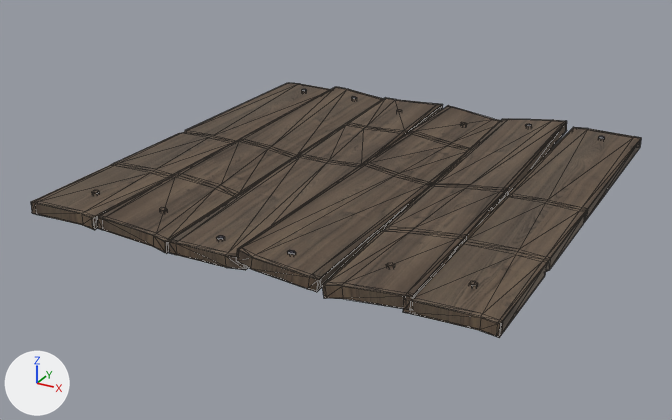
The glTF model assets/meshes/planks/Planks.glb as it was, and as the next commit left it.
One viewpoint serves both versions: a camera (50 mm lens) standing at (2.76, -4.45, 1.54) and looking at (0.91, -1.09, -0.14). The axes (+X, +Y, +Z) are drawn at lower left. The lights are the same throughout. The picture after the commit comes second. Mesh edges are drawn as thin lines. Vertices at exactly the same position are counted once.
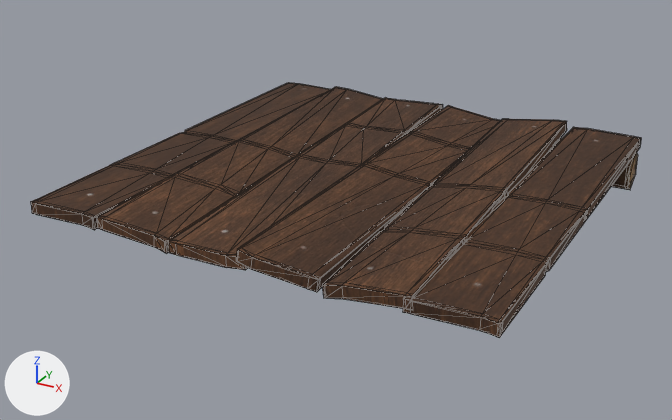
Where the change shows, as pixel boxes [x1, y1, x2, y2] in the pictures (672 x 420 px; the box of a moved part takes in the faces that stretch with it):
'Plane.003', added: after [554, 139, 638, 190]
part 1 of me_plane, deleted: before [92, 89, 605, 287]
part 2 of me_plane, moved or reshaped: [101, 143, 232, 217] in both
part 3 of me_plane, recoloured: [31, 83, 641, 338] in both

Diff of the bpy script that builds the scene:
```diff
--- a/assets/meshes/planks/Planks.glb.py
+++ b/assets/meshes/planks/Planks.glb.py
@@ img_image_2 @@
+img_image_2 = load_image('Image_2', '_unpacked/Image_2', 1024, 1024, 'Non-Color')
@@ img_image_1 @@
+img_image_1 = load_image('Image_1', '_unpacked/Image_1', 1024, 1024, 'Non-Color')
@@ img_image_0 @@
+img_image_0 = load_image('Image_0', '_unpacked/Image_0', 1024, 1024, 'sRGB')
@@ mat_planks_003 @@
+mat_planks_003 = bpy.data.materials.new('Planks.003')
+# uses the picture img_image_0
+# uses the picture img_image_1
+# uses the picture img_image_2
@@ me_plane @@
 # used by ob_plane; location = (0.167, -1.0, 0.026)
-me_plane.from_pydata(...)  # 1056 vertices, 2040 faces; spans x -0.17..1.83, y -1.01..1.02, z -0.05..0.05
-me_plane.materials.append(mat_nails)  # dark grey #4f4d5a
+me_plane.from_pydata(...)  # 912 vertices, 1800 faces; spans x -0.17..1.83, y -1.01..1.02, z -0.05..0.05
+# me_plane part 1: 12 loose pieces with 144 vertices, spanning x -0.01..1.68, y -0.92..0.92, z -0.04..0.04, are deleted
+# me_plane part 2
+# 22 faces are deleted
+# 22 new faces join them
+# me_plane part 3: 1668 faces spanning x -0.17..1.83, y -1.01..1.02, z -0.05..0.05 switch from mat_planks to mat_planks_003
+# other edits to the shape of me_plane do not show in these pictures
@@ me_plane_008 @@
+me_plane_008.from_pydata(...)  # 24 vertices, 44 faces; spans x -0.17..1.83, y 0.8..0.98, z -0.21..-0.01
+me_plane_008.materials.append(mat_planks_003)
@@ ob_plane_003 @@
+ob_plane_003 = bpy.data.objects.new('Plane.003', me_plane_008)
+ob_plane_003.location = (0.167, -1.0, 0.026)
```
